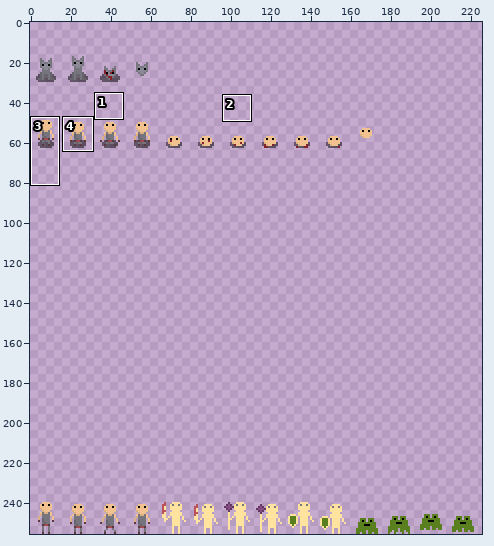
Two versions of one pixel-art file, Assets/Sprites/altas.aseprite. Above: a wide view before the commit, with the close-up outlined.
Close-up. Before the commit:
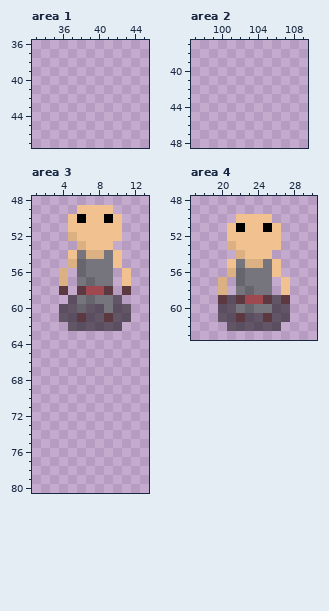
256x256 pixels, 1 frame. Colours within 5 levels of each other are drawn and written as one. Shown: area 1: x 33..45, y 36..47; area 2: x 97..109, y 37..48; area 3: x 1..13, y 48..80; area 4: x 17..30, y 48..63. The wide view leaves out empty margins. The commit also changed other parts of the picture, which this record leaves out.
The result:
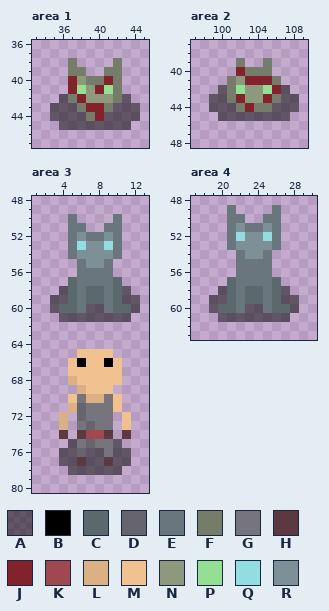
Palette (. is transparent): A #00000080  B #000000  C #5b686d  D #66646d  E #6a767d  F #757d6a  G #76747d  H #5c3841  J #84222b  K #a04850  L #dbb184  M #f1c28f  N #8d987d  P #94e092  Q #92dde0  R #7d9098
The edit:
--- area 1
@@ x 33..45 @@
 37 .............
-38 .............
-39 .............
-40 .............
-41 .............
-42 .............
-43 .............
-44 .............
-45 .............
+38 ....F....F...
+39 ....FF..FF...
+40 ....JNFFJF...
+41 ....JPNJPF...
+42 ...AFJNNNFA..
+43 ..AAAFJJFAAA.
+44 ..AAAAFJAAAA.
+45 ...AAAAAAAA..
 46 .............
--- area 2
@@ x 97..109 @@
 38 .............
-39 .............
-40 .............
-41 .............
-42 .............
-43 .............
-44 .............
-45 .............
+39 .....F..F....
+40 .....JFFF....
+41 ....FNJJJF...
+42 ...AFPNNPJA..
+43 ..AAFJNNJFAA.
+44 ..AAAFJFFAAA.
+45 ...AAAAAAAA..
 46 .............
--- area 3
@@ x 1..13 @@
 48 .............
-49 .....MMMM....
-50 ....MBMMBM...
-51 ....MMMMMM...
-52 ....LMMMMM...
-53 .....LMMM....
-54 ....MGLLGM...
-55 ....LDGGGM...
-56 ...L.DGGG.M..
-57 ...L.GDGG.M..
-58 ...H.HKKH.H..
-59 ....AGDGGA...
-60 ...AADAAGAA..
-61 ...AAHAAHAA..
-62 ....AAAAAA...
+49 .............
+50 ....E....E...
+51 ....EE..EE...
+52 ....EREERE...
+53 ....EQRRQE...
+54 ....ERRRRE...
+55 .....ERRE....
+56 .....EEEE....
+57 ....CEEEEC...
+58 ...ACECCECA..
+59 ..AACECCECAA.
+60 ..ACCEAAECCA.
+61 ...AAAAAAAA..
+62 .............
 63 .............
 64 .............
-65 .............
-66 .............
-67 .............
-68 .............
-69 .............
-70 .............
-71 .............
-72 .............
-73 .............
-74 .............
-75 .............
-76 .............
-77 .............
-78 .............
+65 .....MMMM....
+66 ....MBMMBM...
+67 ....MMMMMM...
+68 ....LMMMMM...
+69 .....LMMM....
+70 ....MGLLGM...
+71 ....LDGGGM...
+72 ...L.DGGG.M..
+73 ...L.GDGG.M..
+74 ...H.HKKH.H..
+75 ....AGDGGA...
+76 ...AADAAGAA..
+77 ...AAHAAHAA..
+78 ....AAAAAA...
 79 .............
--- area 4
@@ x 17..30 @@
 48 ..............
-49 ..............
-50 .....MMMM.....
-51 ....MBMMBM....
-52 ....MMMMMM....
-53 ....LMMMMM....
-54 .....LMMM.....
-55 ....MGLLGM....
-56 ....LDGGGM....
-57 ...L.DGGG.M...
-58 ...L.GDGG.M...
-59 ...HAHKKHAH...
-60 ...AAGDGGAA...
-61 ...AAHAAHAA...
-62 ....AAAAAA....
+49 ....E....E....
+50 ....EE..EE....
+51 ....EREERE....
+52 ....EQRRQE....
+53 ....ERRRRE....
+54 .....ERRE.....
+55 .....EEEE.....
+56 .....EEEE.....
+57 ....CEEEEC....
+58 ...ACECCECA...
+59 ..AACECCECAA..
+60 ..ACCEAAECCA..
+61 ...AAAAAAAA...
+62 ..............
 63 ..............
